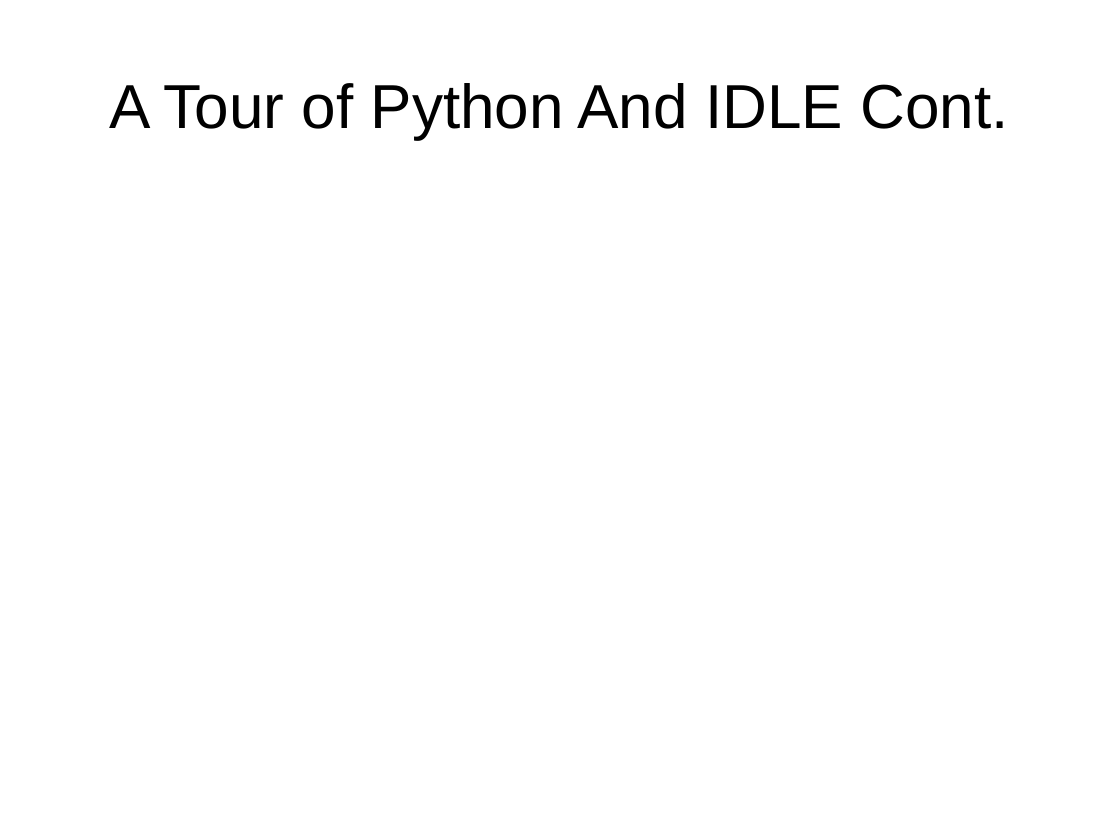
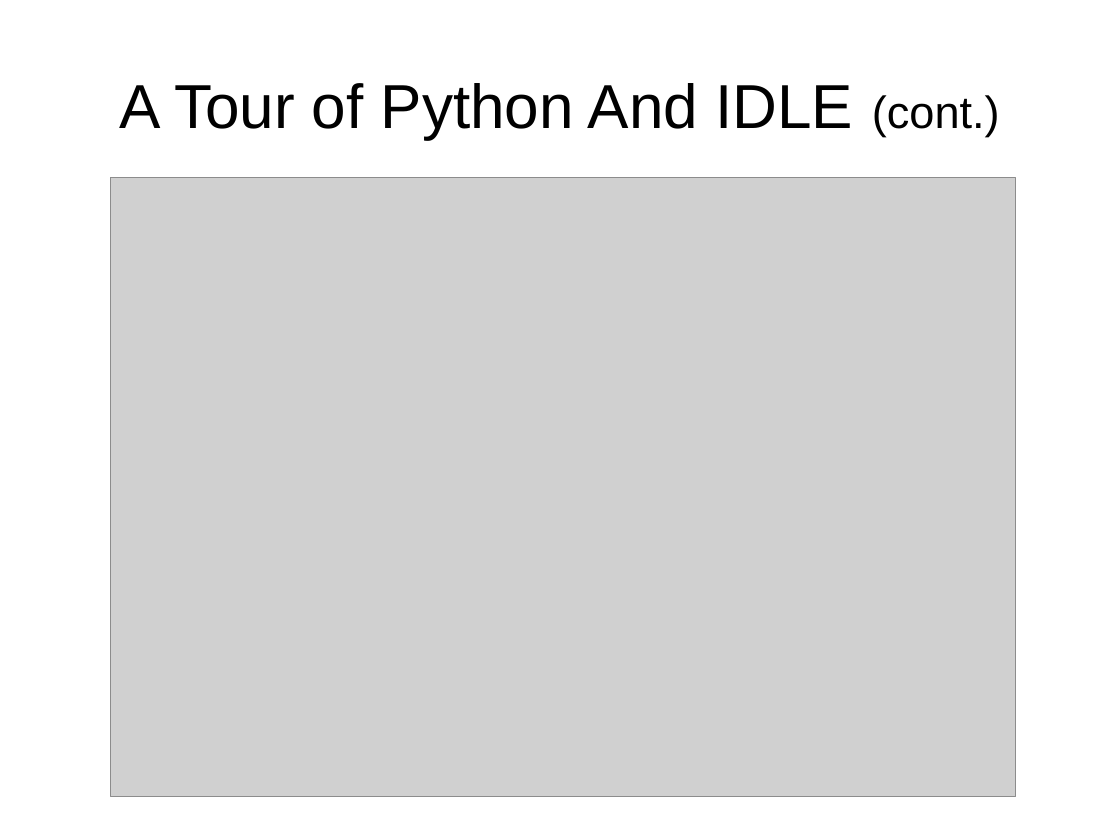
Before and after one commit to bradfordbarr/HacDC-Intro-to-Programming, a slide deck: slide 9 of class_0/class0.odp. Drawn at 1120x840 pixels with LibreOffice and Linux fonts; fonts in the diff are those of the drawing; grey boxes stand for pictures. Boxes give left, top, right and bottom in pixels: in the first picture for what was removed or moved away, otherwise in the second. Text is boxed around its words. In the diff, an @@ line names an element or a change of style, - is before the commit and + after.

Commit message:
Added screenshots for IDLE
- Added the screenshots for IDLE's quirky things
- Added brief instructions for workshop slide
- commented wrapper_turtle.py, lol. (it could help illustrate the help()
  function in the interpreter)
- slowed down pong.py (and I still can't keep up... with myself?)

--r.

```diff
--- a/class_0/class0.odp
+++ b/class_0/class0.odp
@@ title at <box>120,83,1000,139</box>: text changed @@
-A Tour of Python And IDLE Cont.
+A Tour of Python And IDLE (cont.)
@@ picture added at <box>111,178,1016,797</box> @@
```
Also in this commit, not shown: 2 other slides changed, 2 slides added, 1 slide removed, 2 other files.
